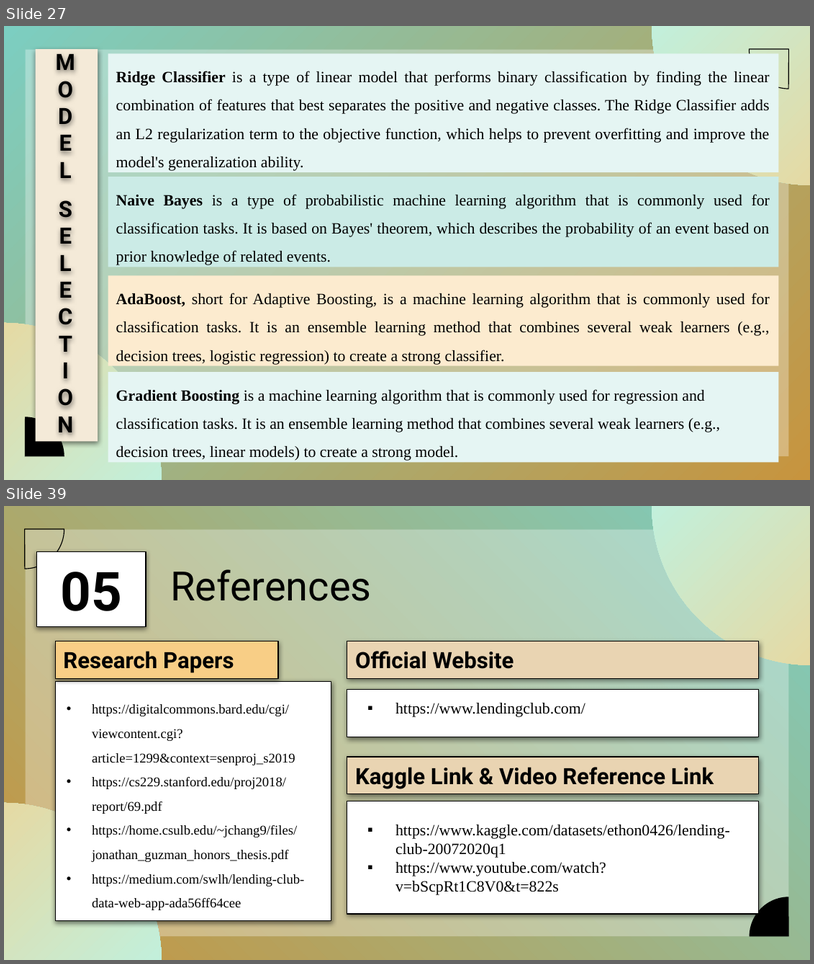
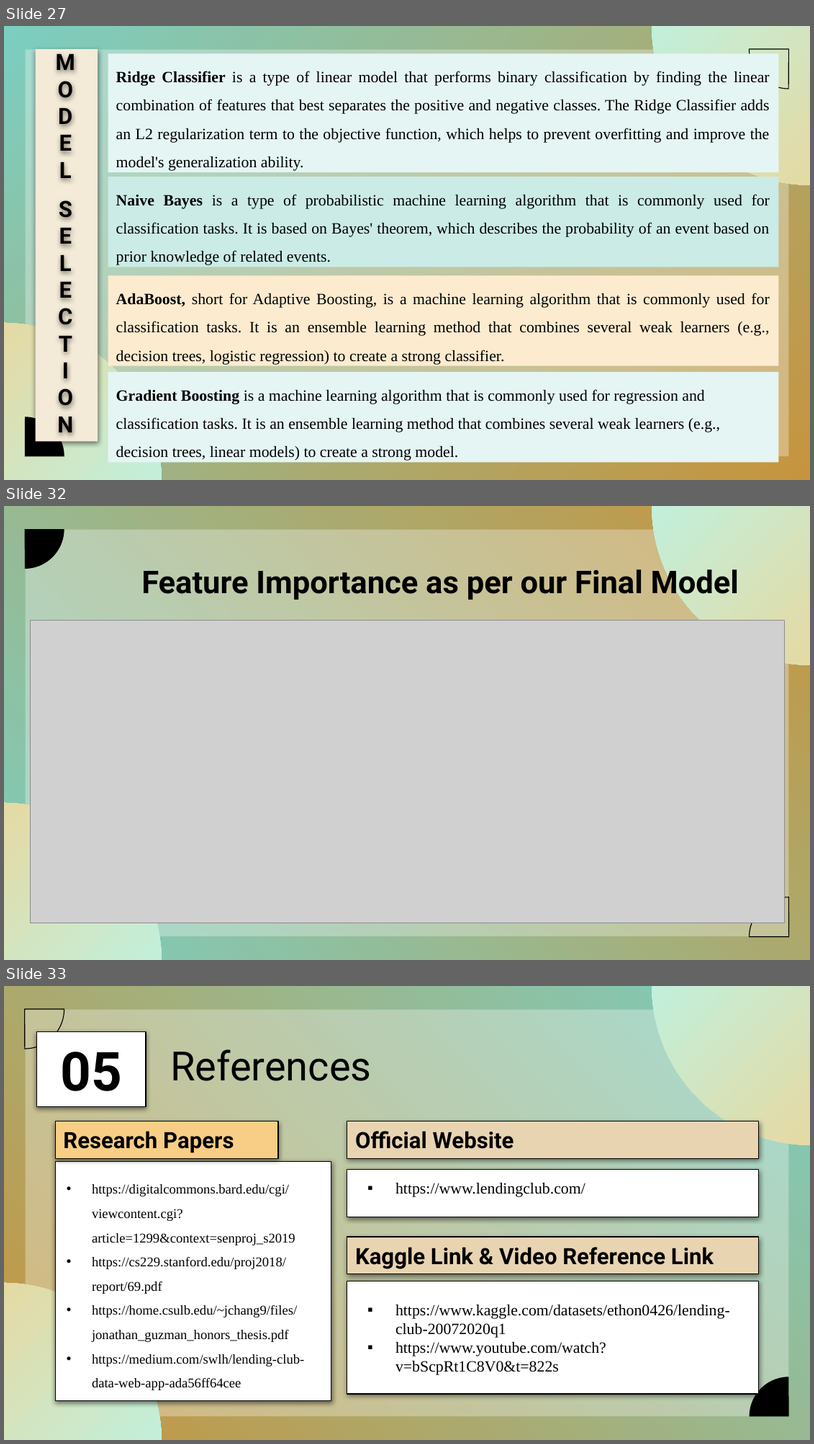
Before and after one commit to PrabhatMishra2111/Capstone-Project-P2P-Lending-Group-, a slide deck: Lending Club Final Presentation.pptx. Shown one above the other, each under a label of ours: slides 27 and 39 before the commit, slides 27, 32 and 33 after it; the slides between them are not shown. The pictures are 814x964 and 814x1444 pixels, drawn with LibreOffice and Linux fonts; fonts in the diff are those of the drawing; grey boxes stand for pictures; background and template pictures are left out. Boxes give left, top, right and bottom in pixels: in the first picture for what was removed or moved away, otherwise in the second. Text is boxed around its words. In the diff, an @@ line names an element or a change of style, - is before the commit and + after.

```diff
--- a/Lending Club Final Presentation.pptx
+++ b/Lending Club Final Presentation.pptx
@@ slide 32 added at <box>4,506,810,960</box>, background picture (left out); not listed: 3 template elements that a slide beside it also shows @@
@@ pie slice (boxed as its full ellipse) added at <box>4,506,64,569</box>, fill #000000 @@
@@ title added at <box>142,564,739,601</box>, 28 pt, text #000000, bold @@
+Feature Importance as per our Final Model
@@ picture added at <box>31,620,785,922</box> @@
@@ pie slice (boxed as its full ellipse) added at <box>750,897,810,960</box>, outline #000000 0.75 pt @@
@@ what was slide 39 is now slide 33 @@
```
Also in this commit, not shown: 7 slides changed, 7 slides removed.
